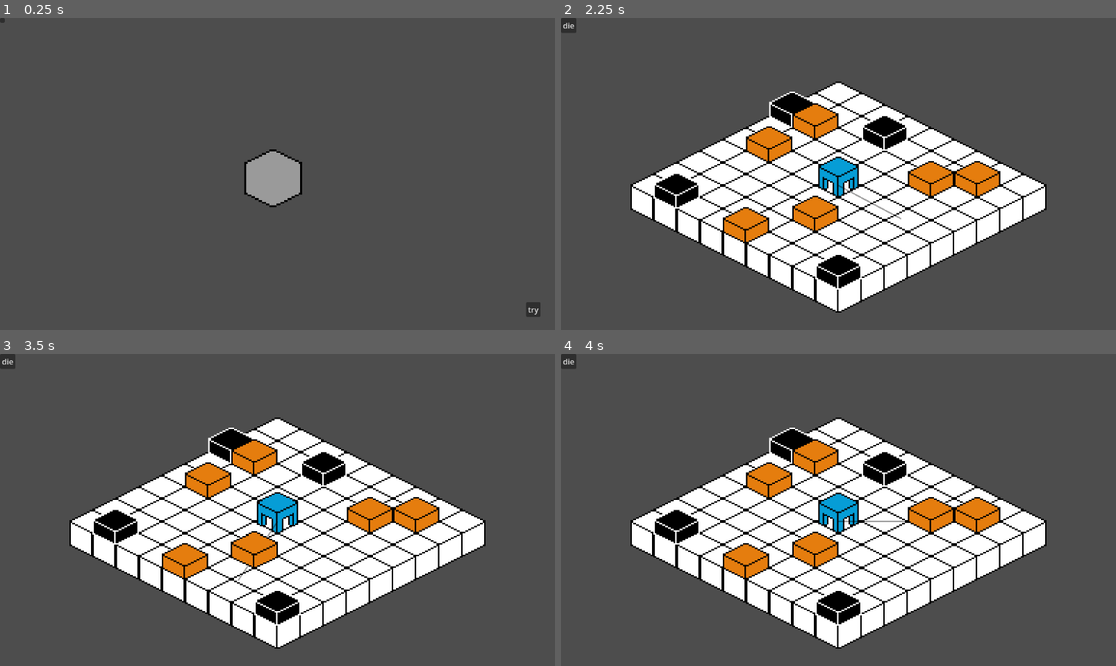
Above: before the commit, frames 1-4 (two rows, left to right).
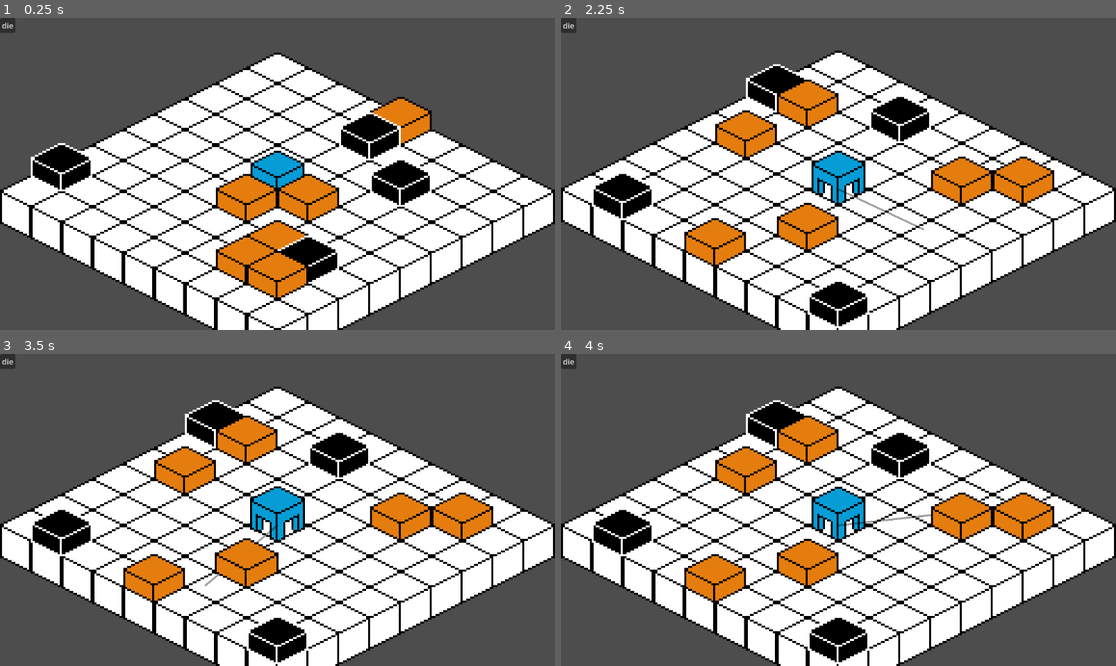
Above: after the commit, the same moments.

Repository: Hiqqup/no_time_to_mine
Game: Godot game, scene res://src/scenes/main.tscn
Same seed, same stepped clock (60 frames per second), same inputs: the game is played once before the commit and once after it.
Inputs (mouse positions are in pixels of both pictures, inside the frame that each line leads up to):
- Up to frame 1 (0.25 s): no input
- Up to frame 2 (2.25 s): click (832, 177) at 0.52 s; click (566, 24) at 1.25 s, where only the run after the commit has a clickable "die"; click "try" at 2 s
- Up to frame 3 (3.5 s): tap Enter at 2.75 s; drag from (416, 510) to (255, 544) at 2.77 s
- Up to frame 4 (4 s): drag from (816, 544) to (977, 510) at 3.52 s

The runs differ from the first frame. In frame 1, 54% of the frame differs, in the area x 0-100%, y 0-100%; in frame 2, 38%; in frame 3, 38%; in frame 4, 38%.
Error after the commit: Invalid access to property or key 'currently_mining' on a base object of type 'previously freed'. (res://src/scripts/tutorial.gd:98)

Commit message:
implement tutorial

Diff:
--- a/project.godot
+++ b/project.godot
@@ -18,7 +18,6 @@
 
 GlobalConstants="*res://src/scripts/global_constants.gd"
 Camera="*res://src/scripts/camera.gd"
-ItemTypesScript="*res://src/scripts/item_types.gd"
 
 [global_group]
 
@@ -26,8 +25,6 @@
 current_mines=""
 upgrade_stats=""
 forge=""
-item_types=""
-harvestable_types=""
 
 [input]
 
--- /dev/null
+++ b/src/resources/harvestable_types.tres
@@ -0,0 +1,13 @@
+[gd_resource type="Resource" script_class="HarvestableTypes" load_steps=4 format=3 uid="uid://ddxldj4la4j5e"]
+
+[ext_resource type="Script" uid="uid://dgs3yw218rwn3" path="res://src/scripts/harvestable_types.gd" id="1_1bow0"]
+[ext_resource type="PackedScene" uid="uid://b2l67njsqn515" path="res://src/scenes/mines/harvestables/biome_1/orange_harvestable.tscn" id="1_lcate"]
+[ext_resource type="PackedScene" uid="uid://n02e2v8cauvx" path="res://src/scenes/mines/harvestables/biome_1/black_harvestable.tscn" id="2_0bs5d"]
+
+[resource]
+script = ExtResource("1_1bow0")
+harvestable_bases = Dictionary[int, PackedScene]({
+1: ExtResource("1_lcate"),
+2: ExtResource("2_0bs5d")
+})
+metadata/_custom_type_script = "uid://dgs3yw218rwn3"
--- /dev/null
+++ b/src/resources/items/item_types.tres
@@ -0,0 +1,20 @@
+[gd_resource type="Resource" script_class="ItemTypes" load_steps=5 format=3 uid="uid://583tc2mf1eco"]
+
+[ext_resource type="Script" uid="uid://dky4gr1pdok6y" path="res://src/scripts/resources/item_types.gd" id="1_iybvb"]
+[ext_resource type="Texture2D" uid="uid://duv540dmtunak" path="res://assets/visuals/drops_tileset.png" id="1_vr57h"]
+
+[sub_resource type="AtlasTexture" id="AtlasTexture_vr57h"]
+atlas = ExtResource("1_vr57h")
+region = Rect2(200, 12, 16, 14)
+
+[sub_resource type="AtlasTexture" id="AtlasTexture_mdpng"]
+atlas = ExtResource("1_vr57h")
+region = Rect2(136, 12, 16, 14)
+
+[resource]
+script = ExtResource("1_iybvb")
+map = Dictionary[int, Texture2D]({
+1: SubResource("AtlasTexture_vr57h"),
+2: SubResource("AtlasTexture_mdpng")
+})
+metadata/_custom_type_script = "uid://dky4gr1pdok6y"
--- /dev/null
+++ b/src/resources/items/orange_drop.tres
@@ -0,0 +1,14 @@
+[gd_resource type="Resource" script_class="Item" load_steps=4 format=3 uid="uid://cbjqijv6o2b3u"]
+
+[ext_resource type="Script" uid="uid://denwgtyn2waye" path="res://src/scripts/resources/item.gd" id="1_trk0c"]
+[ext_resource type="Texture2D" uid="uid://duv540dmtunak" path="res://assets/visuals/drops_tileset.png" id="2_y21y2"]
+
+[sub_resource type="AtlasTexture" id="AtlasTexture_trk0c"]
+atlas = ExtResource("2_y21y2")
+region = Rect2(200, 12, 16, 14)
+
+[resource]
+script = ExtResource("1_trk0c")
+texture = SubResource("AtlasTexture_trk0c")
+type = 0
+metadata/_custom_type_script = "uid://denwgtyn2waye"
--- a/src/scenes/composables/gui_item_list_displayer.tscn
+++ b/src/scenes/composables/gui_item_list_displayer.tscn
@@ -1,6 +1,24 @@
-[gd_scene load_steps=2 format=3 uid="uid://yrnc5t2rwa3j"]
+[gd_scene load_steps=7 format=3 uid="uid://yrnc5t2rwa3j"]
 
 [ext_resource type="Script" uid="uid://dx0hb3hv47va4" path="res://src/scripts/gui_item_list_displayer.gd" id="1_0sewn"]
+[ext_resource type="Texture2D" uid="uid://duv540dmtunak" path="res://assets/visuals/drops_tileset.png" id="2_upvrg"]
+[ext_resource type="Script" uid="uid://dky4gr1pdok6y" path="res://src/scripts/resources/item_types.gd" id="3_w1opg"]
+
+[sub_resource type="AtlasTexture" id="AtlasTexture_vr57h"]
+atlas = ExtResource("2_upvrg")
+region = Rect2(200, 12, 16, 14)
+
+[sub_resource type="AtlasTexture" id="AtlasTexture_mdpng"]
+atlas = ExtResource("2_upvrg")
+region = Rect2(136, 12, 16, 14)
+
+[sub_resource type="Resource" id="Resource_01s58"]
+script = ExtResource("3_w1opg")
+map = Dictionary[int, Texture2D]({
+1: SubResource("AtlasTexture_vr57h"),
+2: SubResource("AtlasTexture_mdpng")
+})
 
 [node name="GuiItemListDisplayer" type="Node"]
 script = ExtResource("1_0sewn")
+_item_sprite_mapper = SubResource("Resource_01s58")
--- a/src/scenes/drops/item_drop_base.tscn
+++ b/src/scenes/drops/item_drop_base.tscn
@@ -19,6 +19,8 @@
 anchors_preset = 2
 anchor_top = 1.0
 anchor_bottom = 1.0
+offset_top = -14.0
+offset_right = 16.0
 grow_vertical = 0
 
 [node name="CollectionRange" type="Area2D" parent="."]
--- a/src/scenes/drops/item_types.tscn
+++ /dev/null
@@ -1,58 +0,0 @@
-[gd_scene load_steps=5 format=3 uid="uid://cam16g86sc3tq"]
-
-[ext_resource type="Script" uid="uid://0ex8cylx6772" path="res://src/scripts/item_types.gd" id="1_tmtek"]
-[ext_resource type="Texture2D" uid="uid://duv540dmtunak" path="res://assets/visuals/drops_tileset.png" id="2_xsi8k"]
-[ext_resource type="PackedScene" uid="uid://cidaurohm7uy1" path="res://src/scenes/mines/harvestables/default_colision_shapes/collider_shape.tscn" id="3_nag8k"]
-
-[sub_resource type="AtlasTexture" id="AtlasTexture_nag8k"]
-
-[node name="ItemTypes" type="Node" node_paths=PackedStringArray("item_sprites") groups=["item_types"]]
-script = ExtResource("1_tmtek")
-item_sprites = {
-1: NodePath("Biome1/OrangeDrop"),
-2: NodePath("Biome1/BlackDrop")
-}
-
-[node name="Biome1" type="Node2D" parent="."]
-
-[node name="BlueDrop" type="Sprite2D" parent="Biome1"]
-visible = false
-position = Vector2(0, 6)
-texture = ExtResource("2_xsi8k")
-region_enabled = true
-region_rect = Rect2(8, 12, 16, 14)
-
-[node name="RedDrop" type="Sprite2D" parent="Biome1"]
-visible = false
-position = Vector2(0, 6)
-texture = ExtResource("2_xsi8k")
-region_enabled = true
-region_rect = Rect2(40, 12, 16, 14)
-
-[node name="GreenDrop" type="Sprite2D" parent="Biome1"]
-visible = false
-position = Vector2(0, 6)
-texture = ExtResource("2_xsi8k")
-region_enabled = true
-region_rect = Rect2(72, 12, 16, 14)
-
-[node name="OrangeDrop" type="Sprite2D" parent="Biome1"]
-visible = false
-position = Vector2(0, 6)
-texture = ExtResource("2_xsi8k")
-region_enabled = true
-region_rect = Rect2(200, 12, 16, 14)
-
-[node name="BlackDrop" type="Sprite2D" parent="Biome1"]
-visible = false
-position = Vector2(0, 6)
-texture = ExtResource("2_xsi8k")
-region_enabled = true
-region_rect = Rect2(136, 12, 16, 14)
-
-[node name="CollectionRangeShape" parent="." instance=ExtResource("3_nag8k")]
-
-[node name="TextureRect" type="TextureRect" parent="."]
-texture = SubResource("AtlasTexture_nag8k")
-expand_mode = 3
-stretch_mode = 4
--- a/src/scenes/main.tscn
+++ b/src/scenes/main.tscn
@@ -1,24 +1,11 @@
-[gd_scene load_steps=6 format=3 uid="uid://spyc82xpyw3c"]
+[gd_scene load_steps=5 format=3 uid="uid://spyc82xpyw3c"]
 
 [ext_resource type="PackedScene" uid="uid://js0scijtcqyj" path="res://src/scenes/forge/forge.tscn" id="1_32aa5"]
-[ext_resource type="PackedScene" uid="uid://c4n68xwv48ec6" path="res://src/scenes/mines/harvestables/harvestable_types.tscn" id="1_o81g6"]
 [ext_resource type="PackedScene" uid="uid://dhca7hfn0n75e" path="res://src/scenes/camera.tscn" id="2_rr2wm"]
+[ext_resource type="PackedScene" uid="uid://bpu4eexbhm1e7" path="res://src/scenes/tutorial.tscn" id="3_5dlwx"]
 [ext_resource type="PackedScene" uid="uid://bfvoq0bvjqdem" path="res://src/scenes/mines/player/upgrade_stats.tscn" id="4_5dlwx"]
-[ext_resource type="PackedScene" uid="uid://cam16g86sc3tq" path="res://src/scenes/drops/item_types.tscn" id="4_o81g6"]
 
 [node name="Main" type="Node"]
-
-[node name="HarvestableTypes" parent="." node_paths=PackedStringArray("harvestable_bases") groups=["harvestable_types"] instance=ExtResource("1_o81g6")]
-harvestable_bases = {
-1: NodePath("Biome1/OrangeHarvestable"),
-2: NodePath("Biome1/BlackHarvestable")
-}
-
-[node name="ItemTypes" parent="." node_paths=PackedStringArray("item_sprites") instance=ExtResource("4_o81g6")]
-item_sprites = {
-1: NodePath("Biome1/OrangeDrop"),
-2: NodePath("Biome1/BlackDrop")
-}
 
 [node name="UpgradeStats" parent="." groups=["upgrade_stats"] instance=ExtResource("4_5dlwx")]
 
@@ -27,3 +14,5 @@
 offset_bottom = -648.0
 
 [node name="Camera" parent="." instance=ExtResource("2_rr2wm")]
+
+[node name="Tutorial" parent="." instance=ExtResource("3_5dlwx")]
--- a/src/scenes/mines/harvestables/harvestable_types.tscn
+++ b/src/scenes/mines/harvestables/harvestable_types.tscn
@@ -4,12 +4,8 @@
 [ext_resource type="PackedScene" uid="uid://b2l67njsqn515" path="res://src/scenes/mines/harvestables/biome_1/orange_harvestable.tscn" id="2_xxqhm"]
 [ext_resource type="PackedScene" uid="uid://n02e2v8cauvx" path="res://src/scenes/mines/harvestables/biome_1/black_harvestable.tscn" id="3_thfyk"]
 
-[node name="HarvestableTypes" type="Node" node_paths=PackedStringArray("harvestable_bases")]
+[node name="HarvestableTypes" type="Node"]
 script = ExtResource("1_44loh")
-harvestable_bases = {
-1: NodePath("Biome1/OrangeHarvestable"),
-2: NodePath("Biome1/BlackHarvestable")
-}
 
 [node name="Biome1" type="Node2D" parent="."]
 
--- a/src/scenes/mines/harvestables/harvestables.tscn
+++ b/src/scenes/mines/harvestables/harvestables_layer.tscn
@@ -1,12 +1,13 @@
-[gd_scene load_steps=7 format=3 uid="uid://dji7xejgxhg1e"]
+[gd_scene load_steps=8 format=3 uid="uid://dji7xejgxhg1e"]
 
-[ext_resource type="Texture2D" uid="uid://idapp51d35ko" path="res://assets/visuals/halfslab_tileset.png" id="1_25hys"]
-[ext_resource type="PackedScene" uid="uid://n02e2v8cauvx" path="res://src/scenes/mines/harvestables/biome_1/black_harvestable.tscn" id="1_ymg13"]
-[ext_resource type="Script" uid="uid://8u5dawrqhbdy" path="res://src/scripts/harvestables.gd" id="2_fuq1y"]
-[ext_resource type="PackedScene" uid="uid://b2l67njsqn515" path="res://src/scenes/mines/harvestables/biome_1/orange_harvestable.tscn" id="2_q64qn"]
+[ext_resource type="PackedScene" uid="uid://n02e2v8cauvx" path="res://src/scenes/mines/harvestables/biome_1/black_harvestable.tscn" id="1_seflx"]
+[ext_resource type="PackedScene" uid="uid://b2l67njsqn515" path="res://src/scenes/mines/harvestables/biome_1/orange_harvestable.tscn" id="2_knevs"]
+[ext_resource type="Texture2D" uid="uid://idapp51d35ko" path="res://assets/visuals/halfslab_tileset.png" id="3_bi2h1"]
+[ext_resource type="Script" uid="uid://8u5dawrqhbdy" path="res://src/scripts/harvestables_layer.gd" id="4_qoljb"]
+[ext_resource type="Resource" uid="uid://ddxldj4la4j5e" path="res://src/resources/harvestable_types.tres" id="5_knevs"]
 
 [sub_resource type="TileSetAtlasSource" id="TileSetAtlasSource_fuq1y"]
-texture = ExtResource("1_25hys")
+texture = ExtResource("3_bi2h1")
 texture_region_size = Vector2i(32, 32)
 0:0/0 = 0
 0:0/0/texture_origin = Vector2i(0, 8)
@@ -57,7 +58,8 @@
 custom_data_layer_0/type = 24
 sources/0 = SubResource("TileSetAtlasSource_fuq1y")
 
-[node name="Harvestabels" type="TileMapLayer"]
+[node name="HarvestablesLayer" type="TileMapLayer"]
 y_sort_enabled = true
 tile_set = SubResource("TileSet_qvufr")
-script = ExtResource("2_fuq1y")
+script = ExtResource("4_qoljb")
+_harvestable_types = ExtResource("5_knevs")
--- a/src/scenes/mines/mines.tscn
+++ b/src/scenes/mines/mines.tscn
@@ -1,7 +1,7 @@
 [gd_scene load_steps=5 format=3 uid="uid://mq0wb5hf2lra"]
 
 [ext_resource type="Script" uid="uid://dlns6x22rucix" path="res://src/scripts/mines.gd" id="1_5ay12"]
-[ext_resource type="PackedScene" uid="uid://dji7xejgxhg1e" path="res://src/scenes/mines/harvestables/harvestables.tscn" id="2_1bjje"]
+[ext_resource type="PackedScene" uid="uid://dji7xejgxhg1e" path="res://src/scenes/mines/harvestables/harvestables_layer.tscn" id="2_1bjje"]
 [ext_resource type="PackedScene" uid="uid://bd1ftd4mp5yyb" path="res://src/scenes/mines/floor.tscn" id="2_hxspv"]
 [ext_resource type="PackedScene" uid="uid://d1i8mon4i40ff" path="res://src/scenes/mines/player/player.tscn" id="2_wu3x7"]
 
@@ -16,7 +16,7 @@
 [node name="Drops" type="Node2D" parent="YSorted"]
 y_sort_enabled = true
 
-[node name="Harvestabels" parent="YSorted" node_paths=PackedStringArray("floor_layer") instance=ExtResource("2_1bjje")]
+[node name="HarvestabelsLayer" parent="YSorted" node_paths=PackedStringArray("floor_layer") instance=ExtResource("2_1bjje")]
 floor_layer = NodePath("../../Floor")
 
 [node name="Player" parent="YSorted" instance=ExtResource("2_wu3x7")]
--- /dev/null
+++ b/src/scenes/tutorial.tscn
@@ -0,0 +1,120 @@
+[gd_scene load_steps=8 format=3 uid="uid://bpu4eexbhm1e7"]
+
+[ext_resource type="Script" uid="uid://dv3e1x3knx7hf" path="res://src/scripts/tutorial.gd" id="1_io05x"]
+[ext_resource type="Texture2D" uid="uid://d4jeuxr50sjgg" path="res://assets/visuals/movement_guide.png" id="2_ihko7"]
+[ext_resource type="PackedScene" uid="uid://mq0wb5hf2lra" path="res://src/scenes/mines/mines.tscn" id="2_io05x"]
+[ext_resource type="FontFile" uid="uid://c1vtk4es625tx" path="res://assets/visuals/fonts/EXEPixelPerfect.ttf" id="3_gqjuj"]
+[ext_resource type="Texture2D" uid="uid://b7yibd7vu2s0m" path="res://assets/visuals/mining_guide.png" id="4_l4gex"]
+
+[sub_resource type="AtlasTexture" id="AtlasTexture_gqjuj"]
+atlas = ExtResource("2_ihko7")
+region = Rect2(4, 5, 39, 18)
+
+[sub_resource type="AtlasTexture" id="AtlasTexture_l4gex"]
+atlas = ExtResource("4_l4gex")
+region = Rect2(1, 0, 22, 32)
+
+[node name="Tutorial" type="Node2D"]
+script = ExtResource("1_io05x")
+
+[node name="PlayerMovementGuide" type="Node2D" parent="."]
+visible = false
+position = Vector2(16, 0)
+
+[node name="GreenToBlueWrapper" type="Node2D" parent="PlayerMovementGuide"]
+position = Vector2(-8, 13)
+scale = Vector2(0.61, 0.61)
+
+[node name="VBoxContainer" type="VBoxContainer" parent="PlayerMovementGuide/GreenToBlueWrapper"]
+anchors_preset = 7
+anchor_left = 0.5
+anchor_top = 1.0
+anchor_right = 0.5
+anchor_bottom = 1.0
+offset_left = -20.0
+offset_top = -86.0
+offset_right = 44.0
+offset_bottom = -17.0
+grow_horizontal = 2
+grow_vertical = 0
+
+[node name="TextureRect" type="TextureRect" parent="PlayerMovementGuide/GreenToBlueWrapper/VBoxContainer"]
+layout_mode = 2
+texture = SubResource("AtlasTexture_gqjuj")
+expand_mode = 5
+stretch_mode = 4
+
+[node name="Label" type="Label" parent="PlayerMovementGuide/GreenToBlueWrapper/VBoxContainer/TextureRect"]
+layout_mode = 0
+offset_left = -5.0
+offset_top = 12.0
+offset_right = 531.0
+offset_bottom = 324.0
+theme_override_constants/line_spacing = -20
+theme_override_fonts/font = ExtResource("3_gqjuj")
+theme_override_font_sizes/font_size = 16
+text = "       w
+   a      s
+       d"
+
+[node name="Label" type="Label" parent="PlayerMovementGuide/GreenToBlueWrapper/VBoxContainer"]
+layout_mode = 2
+theme_override_colors/font_color = Color(0, 0, 0, 1)
+theme_override_fonts/font = ExtResource("3_gqjuj")
+text = "to move"
+horizontal_alignment = 1
+
+[node name="MiningGuide" type="Node2D" parent="."]
+position = Vector2(16, -15)
+
+[node name="GreenToBlueWrapper" type="Node2D" parent="MiningGuide"]
+position = Vector2(-8, 13)
+scale = Vector2(0.61, 0.61)
+
+[node name="VBoxContainer" type="VBoxContainer" parent="MiningGuide/GreenToBlueWrapper"]
+anchors_preset = 7
+anchor_left = 0.5
+anchor_top = 1.0
+anchor_right = 0.5
+anchor_bottom = 1.0
+offset_left = -20.0
+offset_top = -86.0
+offset_right = 44.0
+offset_bottom = -17.0
+grow_horizontal = 2
+grow_vertical = 0
+
+[node name="TextureRect" type="TextureRect" parent="MiningGuide/GreenToBlueWrapper/VBoxContainer"]
+layout_mode = 2
+texture = SubResource("AtlasTexture_l4gex")
+expand_mode = 4
+stretch_mode = 5
+
+[node name="Label" type="Label" parent="MiningGuide/GreenToBlueWrapper/VBoxContainer"]
+layout_mode = 2
+theme_override_colors/font_color = Color(0, 0, 0, 1)
+theme_override_fonts/font = ExtResource("3_gqjuj")
+text = "to mine"
+horizontal_alignment = 1
+
+[node name="Mines" parent="." instance=ExtResource("2_io05x")]
+
+[node name="ForgeGuide" type="CanvasLayer" parent="."]
+
+[node name="MarginContainer" type="MarginContainer" parent="ForgeGuide"]
+anchors_preset = 5
+anchor_left = 0.5
+anchor_right = 0.5
+offset_left = -104.5
+offset_right = 104.5
+offset_bottom = 49.0
+grow_horizontal = 2
+
+[node name="Panel" type="Panel" parent="ForgeGuide/MarginContainer"]
+layout_mode = 2
+
+[node name="Label" type="Label" parent="ForgeGuide/MarginContainer"]
+layout_mode = 2
+text = "Click upgrades to purchase
+ scroll to zoom"
+horizontal_alignment = 1
--- a/src/scripts/gui_item_list_displayer.gd
+++ b/src/scripts/gui_item_list_displayer.gd
@@ -1,4 +1,6 @@
 extends Node
+
+@export var _item_sprite_mapper: ItemTypes;
 
 var _already_displaying: Dictionary[ItemTypes.types, bool];
 
@@ -24,7 +26,7 @@
 	item_list: Dictionary[ItemTypes.types, int]):
 
 	const label_name:="Label"
-	var item_sprites = get_tree().get_first_node_in_group("item_types");
+	var item_sprites = _item_sprite_mapper;
 	for type in item_list.keys():
 		if item_list[type] > 0:
 			if not _already_displaying[type]:
--- a/src/scripts/harvestable_types.gd
+++ b/src/scripts/harvestable_types.gd
@@ -1,17 +1,13 @@
 class_name  HarvestableTypes
-extends Node
+extends Resource
 
-@export var harvestable_bases: Dictionary[types, HarvestableBase]
+@export var harvestable_bases: Dictionary[types, PackedScene]
 enum types{
 	BASE,
 	ORANGE,
 	BLACK,
 }
 
-func _ready() -> void:
-	$Biome1.position.x = 5000.0;
-
 func get_copy(type : types) ->HarvestableBase:
-	var base = harvestable_bases[type].duplicate();
-	base.visible = true;
+	var base = harvestable_bases[type].instantiate();
 	return base;
--- a/src/scripts/harvestables.gd
+++ b/src/scripts/harvestables_layer.gd
@@ -2,6 +2,7 @@
 
 
 @export var floor_layer: MineFloor;
+@export var _harvestable_types: HarvestableTypes;
 
 const _OFFSETS = [
 		Vector2i(1,1),
@@ -11,11 +12,9 @@
 	];
 
 
-var _harvestable_types;
 
 
 func _ready() -> void:
-	_harvestable_types = get_tree().get_first_node_in_group("harvestable_types");
 	generate_cells({
 		HarvestableTypes.types.ORANGE: 6,
 		HarvestableTypes.types.BLACK: 4,
--- a/src/scripts/item_types.gd
+++ /dev/null
@@ -1,23 +0,0 @@
-class_name ItemTypes
-extends Node
-
-@export var item_sprites: Dictionary[types, Sprite2D];
-enum types{
-	BASE_DROP,
-	ORANGE_DROP,
-	BLACK_DROP,
-}
-
-func get_copy(type : types) ->Sprite2D:
-	var sprite = item_sprites[type].duplicate();
-	sprite.visible = true;
-	return sprite;
-
-func get_copy_texture_rect(type : types) ->TextureRect:
-	var copy_from: Sprite2D = item_sprites[type];
-	var base: TextureRect =  $TextureRect.duplicate();
-	var atlas_texture := AtlasTexture.new();
-	atlas_texture.region = copy_from.region_rect;
-	atlas_texture.atlas =  copy_from.texture;
-	base.texture = atlas_texture;
-	return base;
--- a/src/scripts/player.gd
+++ b/src/scripts/player.gd
@@ -1,5 +1,7 @@
 class_name Player
 extends CharacterBody2D
+
+signal died;
 
 var currently_mining: HarvestableBase = null;
 
@@ -7,6 +9,7 @@
 var _lifetime:= 0.0;
 var upgrade_stats: PlayerUpgradeStats
 
+var do_lifetime_calculation: bool = true;
 
 func _ready() -> void:
 	upgrade_stats = get_tree().get_first_node_in_group("upgrade_stats");
@@ -14,7 +17,8 @@
 
 func _physics_process(delta: float) -> void:
 	_mine_cooldown -= delta;
-	_lifetime+= delta;
+	if do_lifetime_calculation:
+		_lifetime+= delta;
 	if _lifetime >= upgrade_stats.max_life_time:
 		_die();
 	_try_mine();
@@ -30,7 +34,9 @@
 		forge.visible = true;
 		forge.update_and_generate_storage_display();
 		Camera.location = Camera.CameraLocation.FORGE;
+		died.emit();
 		get_tree().get_first_node_in_group("current_mines").queue_free()
+
 
 
 func _handle_movement_input():
@@ -75,7 +81,8 @@
 func _handle_targeting():
 	var targeting = $Targeting
 	var mouse_position = get_local_mouse_position()
-	var angle = mouse_position.angle()
+
+	var angle = (mouse_position - targeting.position).angle()
 	targeting.rotation = angle - PI/ 2;
 	if (Input.is_mouse_button_pressed(MOUSE_BUTTON_LEFT)
 		and targeting.is_colliding()
--- /dev/null
+++ b/src/scripts/resources/item.gd
@@ -0,0 +1,5 @@
+class_name Item
+extends Resource
+
+@export var texture: Texture2D
+@export var type: ItemTypes.types
--- /dev/null
+++ b/src/scripts/resources/item_types.gd
@@ -0,0 +1,23 @@
+class_name ItemTypes
+extends Resource
+
+@export var map: Dictionary[types, Texture2D];
+
+
+enum types{
+	BASE_DROP,
+	ORANGE_DROP,
+	BLACK_DROP,
+}
+
+
+func get_copy_texture_rect(type: ItemTypes.types) -> TextureRect:
+	var rect := TextureRect.new();
+	rect.texture = map[type];
+
+	rect.expand_mode = TextureRect.EXPAND_FIT_WIDTH_PROPORTIONAL;
+	rect.stretch_mode = TextureRect.STRETCH_KEEP_ASPECT
+
+	#rect.modulate = Color(Color.WHITE , 0.4)
+
+	return rect;
--- a/src/scripts/storage.gd
+++ b/src/scripts/storage.gd
@@ -5,3 +5,10 @@
 func _ready() -> void:
 	for i in ItemTypes.types.size():
 		contents[i] = 0;
+
+func is_empty()->bool:
+	var ret: bool = true;
+	for i in ItemTypes.types.size():
+		if contents[i] != 0:
+			ret = false;
+	return ret;
--- /dev/null
+++ b/src/scripts/tutorial.gd
@@ -0,0 +1,115 @@
+extends Node2D
+
+var _movement_guide : Node2D;
+var _targeting: Node2D;
+var _player: Player;
+var _mining_guide: Node2D;
+var _forge_gudie: CanvasLayer;
+var _mines: Node2D;
+
+var _player_moved_once: bool = false;
+var _player_mined_once: bool = false;
+var _mining_guide_displaying: bool = false;
+var _tutorial_section: TutorialSection = TutorialSection.MINES;
+
+enum TutorialSection{
+	MINES,
+	FORGE,
+	NONE
+}
+
+func _ready() -> void:
+	var forge = get_tree().get_first_node_in_group("forge")
+	call_deferred("_hide_forge");
+
+	_movement_guide = $PlayerMovementGuide
+	_mining_guide = $MiningGuide
+	_player= $Mines/YSorted/Player
+	_targeting = _player.get_node("Targeting");
+	_forge_gudie = $ForgeGuide;
+	_mines = $Mines;
+
+	_player.do_lifetime_calculation = false;
+	_targeting.visible = false;
+	_movement_guide.visible = false;
+	_mining_guide.visible = false;
+	_forge_gudie.visible = false;
+
+	Camera.zoom = Vector2.ONE * 4;
+	Camera.location = Camera.CameraLocation.MINES;
+
+	_movement_guide.reparent(_player);
+	_mining_guide.reparent(_player);
+
+	_timeout_callback(1.0,(func():
+		if not _player_moved_once:
+			_fade_in(_movement_guide)
+		));
+
+
+func _timeout_callback(wait_time: float, callback :Callable)->void:
+	# executes set callback $wait_time seconds from now
+	var timer: Timer = Timer.new();
+	add_child(timer)
+	timer.wait_time = wait_time
+	timer.one_shot = true
+	timer.timeout.connect(callback);
+	timer.start()
+
+
+
+func _fade_in(node):
+	node.visible = true;
+	node.modulate = Color(Color.WHITE, 0);
+	create_tween().tween_property(node, "modulate", Color.WHITE,1);
+
+func _hide_forge():
+	get_tree().get_first_node_in_group("forge").visible = false;
+
+func _hide_key_display_show_targeting():
+	_timeout_callback(1.5, (func(): _fade_in(_targeting)));
+	if  not _player_mined_once:
+		_timeout_callback(2, func():
+			_fade_in(_mining_guide)
+			_mining_guide_displaying = true;
+			);
+	_fade_out(_movement_guide)
+
+func _fade_out(node):
+	create_tween().tween_property(node, "modulate", Color(Color.WHITE, 0 ),1);
+
+func _check_player_storage_empty():
+	var storage = _player.get_node("Storage")
+	return not storage.is_empty();
+
+func _check_for_new_forge():
+	return (not is_instance_valid(_mines)
+		and is_instance_valid(get_tree().get_first_node_in_group("current_mines")))
+
+
+
+func  _process(delta: float) -> void:
+	#print(_player_mined_once)
+	if _tutorial_section == TutorialSection.MINES:
+		var direction: Vector2 = Input.get_vector("player_move_left","player_move_right","player_move_up","player_move_down");
+		if not _player_moved_once and direction != Vector2.ZERO:
+			_player_moved_once = true;
+			_hide_key_display_show_targeting();
+		if (_player.currently_mining != null
+		and _mining_guide_displaying
+		and not _player_mined_once
+		and _player_moved_once):
+			_player_mined_once = true;
+			_fade_out(_mining_guide);
+		if (_player_mined_once and _player_moved_once
+			and _check_player_storage_empty()):
+			_player.do_lifetime_calculation = true;
+			_mines.reparent(get_parent()); # add to root
+			_tutorial_section = TutorialSection.NONE;
+			_player.died.connect(func():
+				_tutorial_section = TutorialSection.FORGE
+				_forge_gudie.visible = true;
+				)
+	if _tutorial_section == TutorialSection.FORGE:
+		if _check_for_new_forge():
+			queue_free();
Binary file added: assets/visuals/fonts/EXEPixelPerfect.ttf
Not shown, added: assets/visuals/fonts/EXEPixelPerfect.ttf.import
Binary file added: assets/visuals/mining_guide.png
Not shown, added: assets/visuals/mining_guide.png.import
Binary file added: assets/visuals/movement_guide.png
Not shown, added: assets/visuals/movement_guide.png.import
Not shown, added: export_presets.cfg
Not shown: 2 places in src/scenes/mines/harvestables/harvestables_layer.tscn that only renumber resources
Renamed: src/scripts/harvestables.gd.uid -> src/scripts/harvestables_layer.gd.uid
Not shown, removed: src/scripts/item_types.gd.uid
Not shown, added: src/scripts/resources/item.gd.uid
Not shown, added: src/scripts/resources/item_types.gd.uid
(and 3 more such lines)
